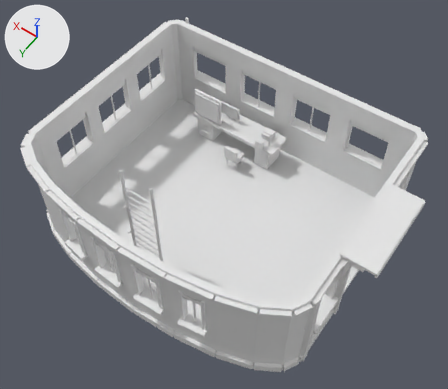
Renders of the OBJ model assets/tts/vanta-freeport-architecture-r2/dispatch-s1.obj from each side of a commit.
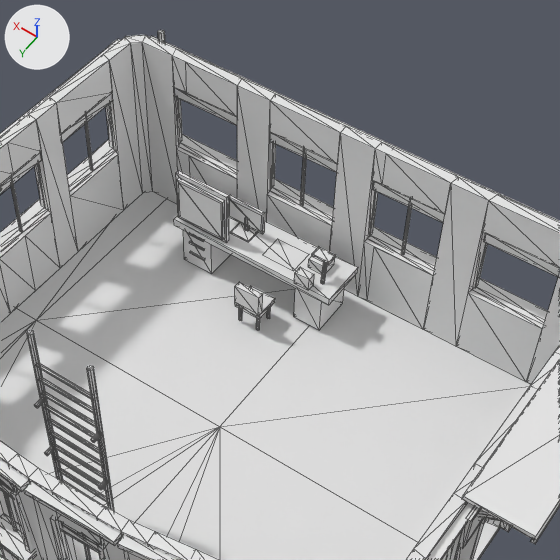
There are two pictures of each version: one whole from a camera (50 mm lens) standing at (-5.66, 7.59, 13.24) and looking at (-0.36, 0.17, 1.58), one close up on the part from 23% to 87% of the width and 1% to 74% of the height. Every picture has the same lights, and +X, +Y and +Z are marked at upper left. The first two pictures are the older version. The close-ups show mesh edges as thin lines. Where no turn or scale is listed for an object, it has been applied to the vertices.

Objects in the first close-up: 'dispatch-s1'.
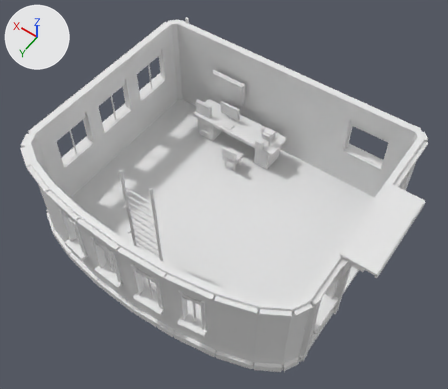
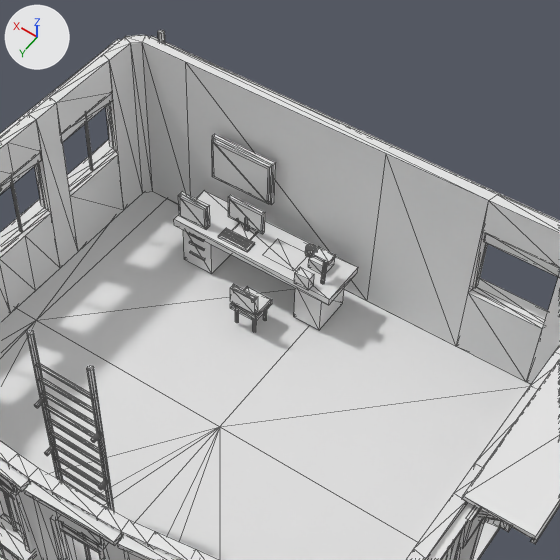
The edits, one by one:
me_dispatch_s1 is used by ob_dispatch_s1; location (0.0, 0.0, 0.0).
me_dispatch_s1 had 1928 vertices, 3188 faces and spanned x -4.51..3.89, y -3.33..3.39, z -0.01..3.38.
me_dispatch_s1 now has 2117 vertices, 3474 faces and spans x -4.51..3.89, y -3.33..3.39, z -0.01..3.38.
me_dispatch_s1 part 1: a new loose piece, a box spanning x 1.083..1.573, y -2.345..-2.155, z 0.942..0.977.
me_dispatch_s1 part 2: a new loose piece, a 12-sided cylinder along z spanning x 0.28..0.42, y -2.7..-2.56, z 0.95..1.08.
me_dispatch_s1 part 3: the loose piece of 8 vertices spanning x 0.47..0.88, y -1.97..-1.59, z 0.47..0.55 is rebuilt with 8 vertices and now spans x 0.48..0.91, y -1.92..-1.52, z 0.47..0.56.
me_dispatch_s1 part 4: 20 loose pieces with 170 vertices, spanning x -1.46..3.09, y -3.33..-1.62, z 0.16..2.39, are deleted.
me_dispatch_s1 part 5: 72 vertices removed from x -1.37..3.0, y -3.17..-1.57, z 0.11..2.89; 187 vertices added at x 0.22..2.28, y -2.9..-1.5, z 0.16..2.0.
Other edits to the shape of me_dispatch_s1 do not show in these pictures.

Pixel boxes (x1, y1, x2, y2) of what changed, in the close-ups (560 x 560 px):
part 1 of me_dispatch_s1, added: after (218, 228, 255, 252)
part 2 of me_dispatch_s1, added: after (305, 244, 316, 258)
part 3 of me_dispatch_s1, rebuilt (9% taller): before (235, 286, 275, 319); after (230, 286, 272, 322)
part 4 of me_dispatch_s1, deleted: before (175, 89, 445, 330)
part 5 of me_dispatch_s1, built on: before (142, 35, 497, 346); after (178, 134, 315, 332)
